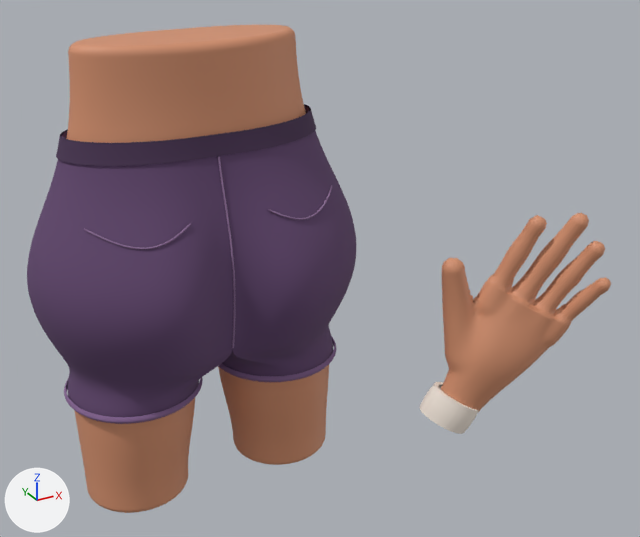
What one commit did to the glTF model public/assets/klets-stage-v2.glb.
Both versions are drawn from a camera (50 mm lens) standing at (-1.84, -4.91, 2.45) and looking at (0.59, -0.48, 0.23). Arrows for +X, +Y and +Z are at lower left; the lights stay in place. The older version comes first. Where no turn or scale is listed for an object, it has been applied to the vertices. Vertices at exactly the same position are counted once.

In view in the first picture: 'Cuff', 'Garment', 'Hand', 'Skin'.
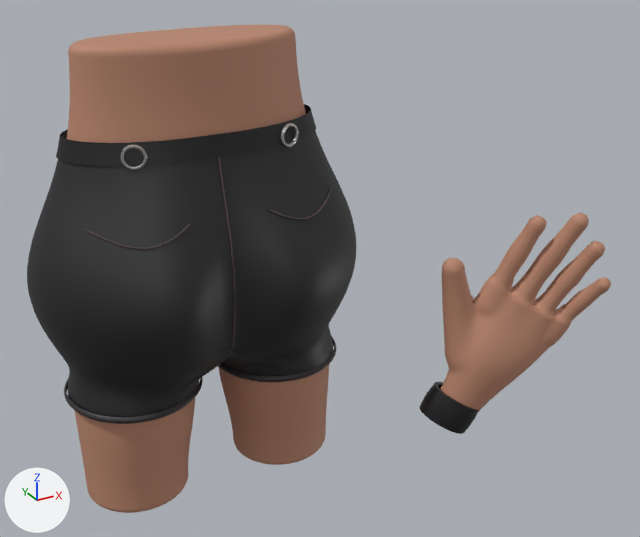
Pixel boxes [x1, y1, x2, y2] of what changed, in the pictures (640 x 537 px):
'Skin', recoloured (beige to brown): [66, 25, 329, 513] in both
'Hand', recoloured: [440, 213, 611, 412] in both
'Cuff', recoloured (pale yellow to black): [419, 382, 479, 434] in both
'LeftBeltRing', added: after [120, 144, 148, 170]
'RightBeltRing', added: after [280, 123, 299, 148]
part 1 of me_mesh_1, recoloured (dark purple to black): [27, 104, 356, 424] in both

Patch to the scene script:
```diff
--- a/public/assets/klets-stage-v2.glb.py
+++ b/public/assets/klets-stage-v2.glb.py
@@ mat_blackcuff @@
+mat_blackcuff = principled_material('BlackCuff')
+mat_blackcuff.base_color = (0.00857, 0.00802, 0.00972)  # black #171619
+mat_blackcuff.roughness = 0.39
@@ mat_warmskin @@
+mat_warmskin = principled_material('WarmSkin')
+mat_warmskin.base_color = (0.491, 0.238, 0.153)  # brown #ba866d
+mat_warmskin.roughness = 0.66
@@ mat_blackleather @@
+mat_blackleather = bpy.data.materials.new('BlackLeather')
+mat_blackleather.use_nodes = True; mat_blackleather.node_tree.nodes.clear()
+_N = mat_blackleather.node_tree.nodes; _L = mat_blackleather.node_tree.links
+n0 = _N.new('ShaderNodeBsdfPrincipled'); n0.name = 'Principled BSDF'
+n0.inputs[2].default_value = 0.52  # 'Roughness'
+n0.inputs[19].default_value = 0.1  # 'Coat Weight'
+n0.inputs[20].default_value = 0.55  # 'Coat Roughness'
+n1 = _N.new('ShaderNodeOutputMaterial'); n1.name = 'Material Output'
+n2 = _N.new('ShaderNodeVertexColor'); n2.name = 'Color Attribute'
+_L.new(n0.outputs[0], n1.inputs[0])  # 'BSDF' to 'Surface'
+_L.new(n2.outputs[0], n0.inputs[0])  # 'Color' to 'Base Color'
@@ mat_brushedchrome @@
+mat_brushedchrome = principled_material('BrushedChrome')
+mat_brushedchrome.base_color = (0.462, 0.456, 0.44)  # grey #b5b4b1
+mat_brushedchrome.metallic = 0.92
+mat_brushedchrome.roughness = 0.24
@@ me_mesh_0 @@
 me_mesh_0.from_pydata(...)  # 6690 vertices, 13376 faces; spans x -1.04..1.04, y -0.66..0.61, z -1.33..1.63
-me_mesh_0.materials.append(mat_warmpeachskin)  # beige #d6926f
+me_mesh_0.materials.append(mat_warmskin)  # brown #ba866d
@@ me_mesh_1 @@
 me_mesh_1.from_pydata(...)  # 6382 vertices, 12160 faces; spans x -1.07..1.07, y -0.68..0.63, z -0.56..1.13
 # used by ob_garment; location = (0.0, 0.0, 0.0)
-me_mesh_1.materials.append(mat_plumcotton)
+# me_mesh_1 part 1: 12160 faces centred in x -1.06..1.06, y -0.68..0.63, z -0.56..1.13 are repainted in the vertex colours; the middle colour goes from dark purple #62466f to black #202023
+me_mesh_1.materials.append(mat_blackleather)
@@ me_mesh_2 @@
 me_mesh_2.from_pydata(...)  # 7651 vertices, 15298 faces; spans x -0.387..0.528, y -0.408..0.208, z -0.628..0.851
-me_mesh_2.materials.append(mat_warmpeachskin)  # beige #d6926f
+me_mesh_2.materials.append(mat_warmskin)  # brown #ba866d
@@ me_mesh_3 @@
 me_mesh_3.from_pydata(...)  # 721 vertices, 1392 faces; spans x -0.432..-0.065, y -0.065..0.231, z -0.631..-0.302
-me_mesh_3.materials.append(mat_ivorycotton)  # pale yellow #f4e8dc
+me_mesh_3.materials.append(mat_blackcuff)  # black #171619
@@ me_mesh_3_1 @@
+me_mesh_3_1.from_pydata(...)  # 160 vertices, 320 faces; spans x -0.07..0.07, y -0.0314..0.0314, z -0.074..0.074
+me_mesh_3_1.materials.append(mat_brushedchrome)  # grey #b5b4b1
@@ me_mesh_2_1 @@
+me_mesh_2_1.from_pydata(...)  # 160 vertices, 320 faces; spans x -0.07..0.07, y -0.0314..0.0314, z -0.074..0.074
+me_mesh_2_1.materials.append(mat_brushedchrome)  # grey #b5b4b1
@@ ob_rightbeltring @@
+ob_rightbeltring = bpy.data.objects.new('RightBeltRing', me_mesh_3_1)
+ob_rightbeltring.location = (0.475, -0.323, 1.06)
@@ ob_leftbeltring @@
+ob_leftbeltring = bpy.data.objects.new('LeftBeltRing', me_mesh_2_1)
+ob_leftbeltring.location = (-0.475, -0.323, 1.06)
```
